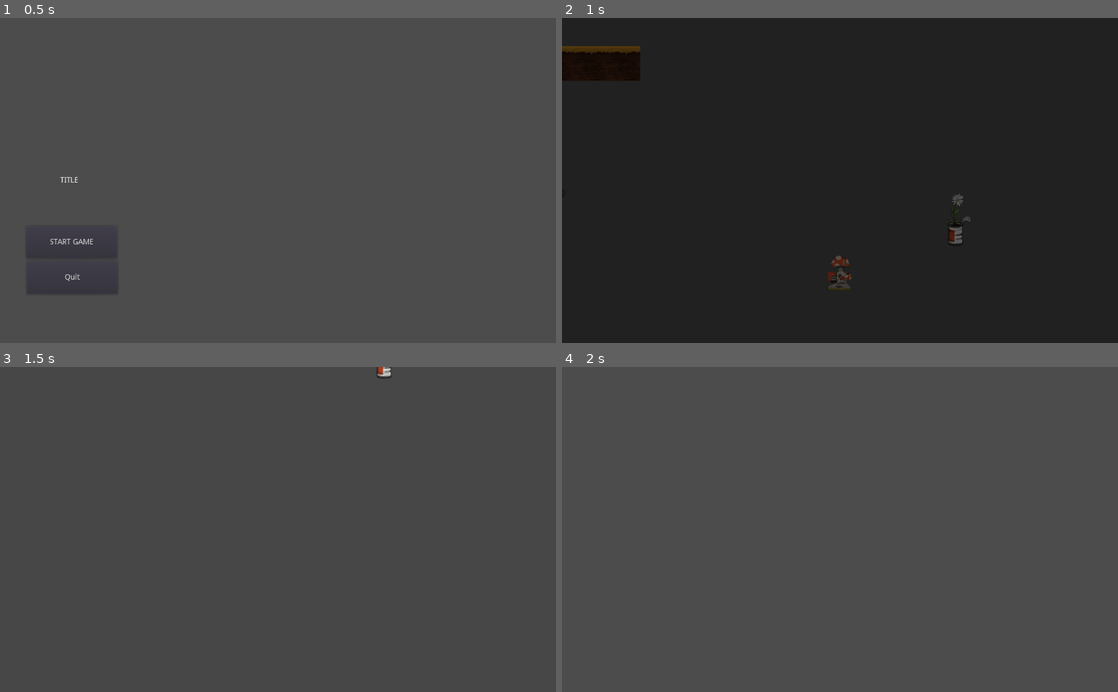
Above: before the commit, frames 1-4 (two rows, left to right).
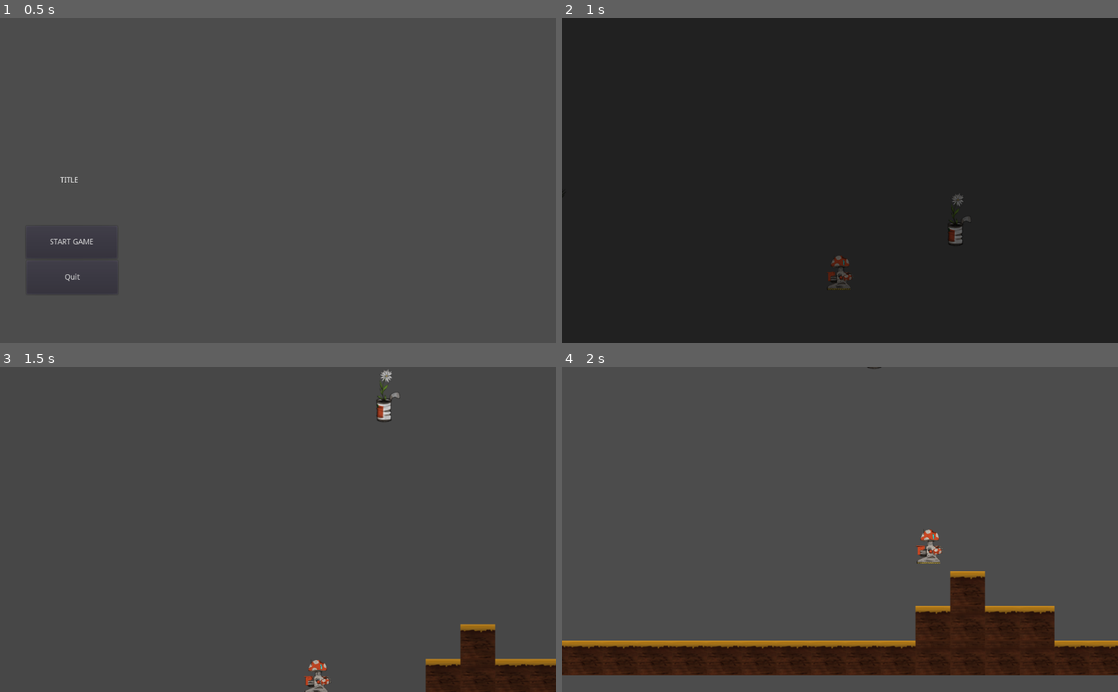
Above: after the commit, the same moments.

Repository: Khaleer/gamejam
Game: Godot game, scene res://main.tscn
Two runs of this game, one before a commit and one after it. Both use one fixed random seed, a clock stepped at 60 frames per second and the inputs below. The engine's default icon, where the game draws it, is replaced by a stand-in: a white triangle on a blue panel in a dark square.
Inputs:
- Up to frame 1 (0.5 s): no input
- Up to frame 2 (1 s): click "START GAME" at 0.5 s
- Up to frame 3 (1.5 s): hold Right (right) from 1.28 s (still down); hold Shift (fast_movement) from 1.28 s (still down)
- Up to frame 4 (2 s): keep holding Right (right); keep holding Shift (fast_movement); tap W (jump) at 1.52 s

Frame 1 is identical in both runs. In frame 2, 1.4% of the frame differs, in the area x 0-15%, y 8-20%; in frame 3, 3.6%; in frame 4, 14%, in the area x 0-100%, y 0-95%.

Commit message:
added Colision

Diff:
--- a/game/levels/tileset_1.tscn
+++ b/game/levels/tileset_1.tscn
@@ -1,6 +1,10 @@
-[gd_scene load_steps=3 format=2]
+[gd_scene load_steps=5 format=2]
 
 [ext_resource path="res://Tileset/Grant - Trawsko - blokowe.png" type="Texture" id=1]
+[ext_resource path="res://Tileset/Grant - ziemia kurde gleba.png" type="Texture" id=2]
+
+[sub_resource type="ConvexPolygonShape2D" id=2]
+points = PoolVector2Array( 64, 64, 0, 64, 0, 0, 64, 0 )
 
 [sub_resource type="TileSet" id=1]
 0/name = "Grant - Trawsko - blokowe.png 0"
@@ -13,12 +17,34 @@
 0/navigation_offset = Vector2( 0, 0 )
 0/shape_offset = Vector2( 0, 0 )
 0/shape_transform = Transform2D( 1, 0, 0, 1, 0, 0 )
+0/shape = SubResource( 2 )
 0/shape_one_way = false
-0/shape_one_way_margin = 0.0
-0/shapes = [  ]
+0/shape_one_way_margin = 1.0
+0/shapes = [ {
+"autotile_coord": Vector2( 0, 0 ),
+"one_way": false,
+"one_way_margin": 1.0,
+"shape": SubResource( 2 ),
+"shape_transform": Transform2D( 1, 0, 0, 1, 0, 0 )
+} ]
 0/z_index = 0
+1/name = "Grant - ziemia kurde gleba.png 1"
+1/texture = ExtResource( 2 )
+1/tex_offset = Vector2( 0, 0 )
+1/modulate = Color( 1, 1, 1, 1 )
+1/region = Rect2( 0, 0, 64, 64 )
+1/tile_mode = 0
+1/occluder_offset = Vector2( 0, 0 )
+1/navigation_offset = Vector2( 0, 0 )
+1/shape_offset = Vector2( 0, 0 )
+1/shape_transform = Transform2D( 1, 0, 0, 1, 0, 0 )
+1/shape_one_way = false
+1/shape_one_way_margin = 0.0
+1/shapes = [  ]
+1/z_index = 0
 
 [node name="level" type="TileMap"]
+position = Vector2( 81, 102 )
 tile_set = SubResource( 1 )
 format = 1
-tile_data = PoolIntArray( 196604, 0, 0, 196605, 0, 0, 196606, 0, 0, 196607, 0, 0, 131072, 0, 0, 131073, 0, 0, 131074, 0, 0, 131075, 0, 0, 131076, 0, 0, 131077, 0, 0 )
+tile_data = PoolIntArray( 851958, 0, 0, 851959, 0, 0, 786448, 0, 0, 917494, 1, 0, 917495, 1, 0, 917496, 0, 0, 851983, 0, 0, 851984, 1, 0, 851985, 0, 0, 851986, 0, 0, 983030, 1, 0, 983031, 1, 0, 983032, 1, 0, 983033, 0, 0, 983034, 0, 0, 983035, 0, 0, 983036, 0, 0, 983037, 0, 0, 983038, 0, 0, 983039, 0, 0, 917504, 0, 0, 917505, 0, 0, 917506, 0, 0, 917507, 0, 0, 917508, 0, 0, 917509, 0, 0, 917510, 0, 0, 917511, 0, 0, 917512, 0, 0, 917513, 0, 0, 917514, 0, 0, 917515, 0, 0, 917516, 0, 0, 917517, 0, 0, 917518, 0, 0, 917519, 1, 0, 917520, 1, 0, 917521, 1, 0, 917522, 1, 0, 917523, 0, 0, 917524, 0, 0 )
